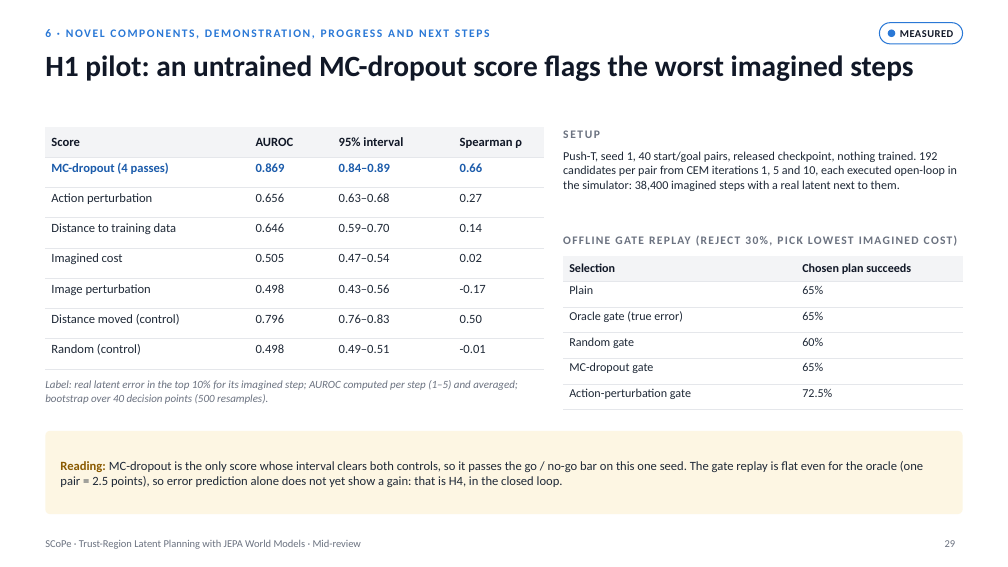
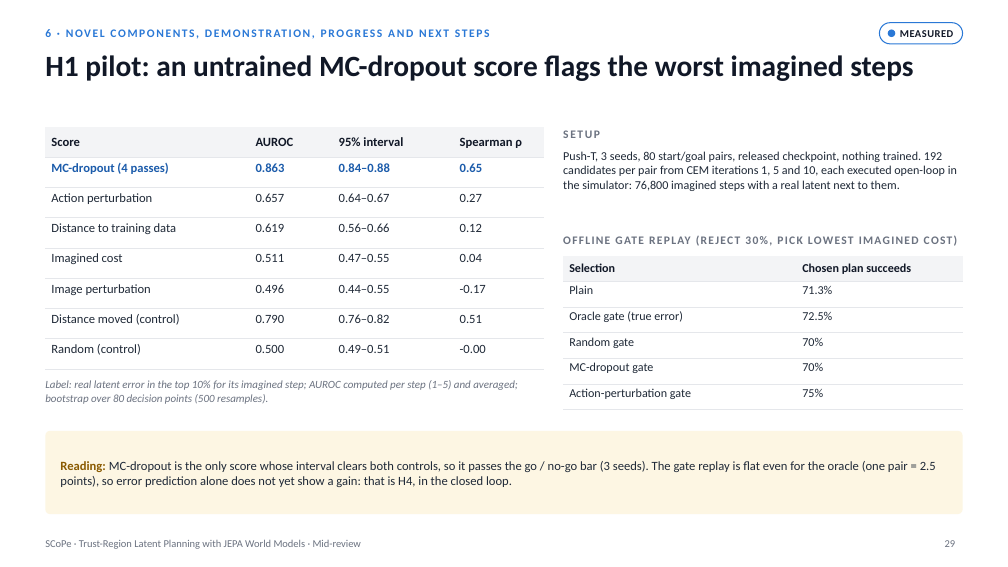
Before and after one commit to AayuShen/scope-mid-review, a slide deck: slide 29 of SCoPe_mid_review_extended.pptx. Drawn at 1008x567 pixels with LibreOffice and Linux fonts; fonts in the diff are those of the drawing. Boxes give left, top, right and bottom in pixels: in the first picture for what was removed or moved away, otherwise in the second. Text is boxed around its words. In the diff, an @@ line names an element or a change of style, - is before the commit and + after.

Commit message:
Final report (IEEE paper); H1 pilot over 3 seeds; Wall over 3 seeds

```diff
--- a/SCoPe_mid_review_extended.pptx
+++ b/SCoPe_mid_review_extended.pptx
@@ table at box(45, 127, 544, 359) @@
-row 2: MC-dropout (4 passes) | 0.869 | 0.84–0.89 | 0.66
+row 2: MC-dropout (4 passes) | 0.863 | 0.84–0.88 | 0.65
-row 3, column 2: 0.656
+row 3, column 2: 0.657
-row 3, column 3: 0.63–0.68
+row 3, column 3: 0.64–0.67
-row 4: Distance to training data | 0.646 | 0.59–0.70 | 0.14
+row 4: Distance to training data | 0.619 | 0.56–0.66 | 0.12
-row 5: Imagined cost | 0.505 | 0.47–0.54 | 0.02
+row 5: Imagined cost | 0.511 | 0.47–0.55 | 0.04
-row 6, column 2: 0.498
+row 6, column 2: 0.496
-row 6, column 3: 0.43–0.56
+row 6, column 3: 0.44–0.55
-row 7: Distance moved (control) | 0.796 | 0.76–0.83 | 0.50
+row 7: Distance moved (control) | 0.790 | 0.76–0.82 | 0.51
-row 8, column 2: 0.498
+row 8, column 2: 0.500
-row 8, column 4: -0.01
+row 8, column 4: -0.00
@@ text at box(563, 151, 957, 191): text changed @@
-Push-T, seed 1, 40 start/goal pairs, released checkpoint, nothing trained. 192 candidates per pair from CEM iterations 1, 5 and 10, each executed open-loop in the simulator: 38,400 imagined steps with a real latent next to them.
+Push-T, 3 seeds, 80 start/goal pairs, released checkpoint, nothing trained. 192 candidates per pair from CEM iterations 1, 5 and 10, each executed open-loop in the simulator: 76,800 imagined steps with a real latent next to them.
@@ table at box(563, 256, 963, 403) @@
-row 2, column 2: 65%
+row 2, column 2: 71.3%
-row 3, column 2: 65%
+row 3, column 2: 72.5%
-row 4, column 2: 60%
+row 4, column 2: 70%
-row 5, column 2: 65%
+row 5, column 2: 70%
-row 6, column 2: 72.5%
+row 6, column 2: 75%
@@ text at box(45, 380, 518, 404): text changed @@
-Label: real latent error in the top 10% for its imagined step; AUROC computed per step (1–5) and averaged; bootstrap over 40 decision points (500 resamples).
+Label: real latent error in the top 10% for its imagined step; AUROC computed per step (1–5) and averaged; bootstrap over 80 decision points (500 resamples).
@@ text at box(60, 461, 936, 487): text changed @@
-Reading: MC-dropout is the only score whose interval clears both controls, so it passes the go / no-go bar on this one seed. The gate replay is flat even for the oracle (one pair = 2.5 points), so error prediction alone does not yet show a gain: that is H4, in the closed loop.
+Reading: MC-dropout is the only score whose interval clears both controls, so it passes the go / no-go bar (3 seeds). The gate replay is flat even for the oracle (one pair = 2.5 points), so error prediction alone does not yet show a gain: that is H4, in the closed loop.
```
Also in this commit, not shown: 3 other slides changed, 11 other files.
